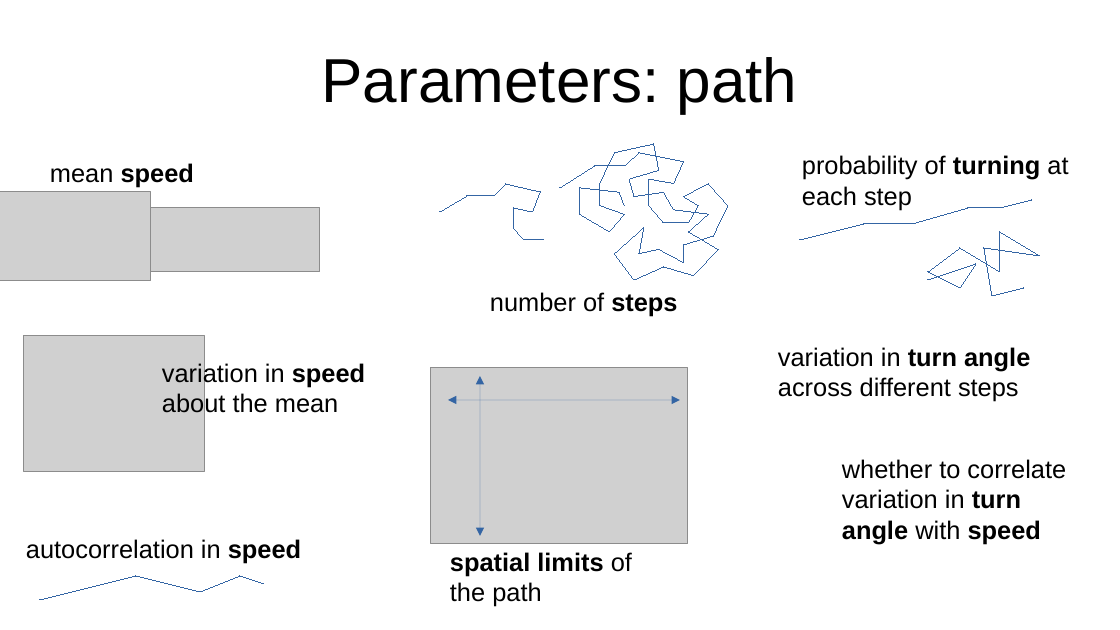
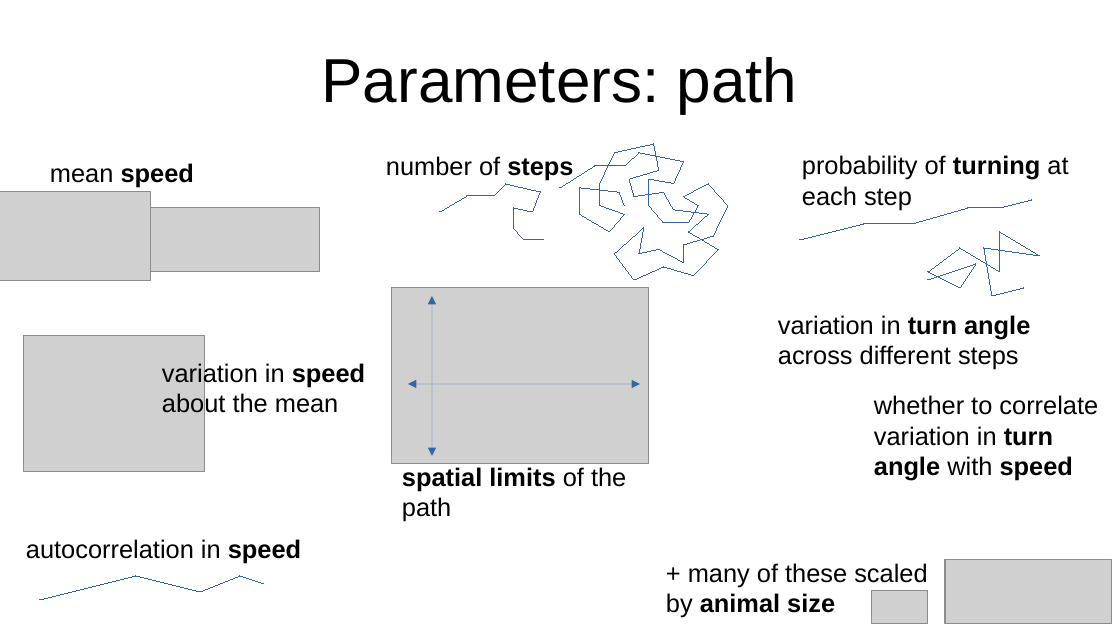
Before and after one commit to lizziebru/CamtrapSimulation, a slide deck: slide 5 of writeup/Camtrapsim_pres.odp. Drawn at 1120x630 pixels with LibreOffice and Linux fonts; fonts in the diff are those of the drawing; grey boxes stand for pictures. Boxes give left, top, right and bottom in pixels: in the first picture for what was removed or moved away, otherwise in the second. Text is boxed around its words. In the diff, an @@ line names an element or a change of style, - is before the commit and + after.

```diff
--- a/writeup/Camtrapsim_pres.odp
+++ b/writeup/Camtrapsim_pres.odp
@@ text "number of steps": place and size @@
-text "number of steps" at [490, 292, 677, 317]
+text "number of steps" at [386, 156, 573, 181]
@@ picture: place and size @@
-picture at [431, 368, 688, 544]
+picture at [392, 288, 649, 463]
@@ double arrow moved from (480, 376) - (480, 537) to (432, 296) - (432, 456) @@
@@ text "variation in turn angle across ...": place and size @@
-text "variation in turn angle across ..." at [778, 347, 1030, 402]
+text "variation in turn angle across ..." at [778, 315, 1030, 370]
@@ double arrow moved from (448, 400) - (680, 400) to (409, 384) - (640, 384) @@
@@ text "whether to correlate variation in ...": place and size @@
-text "whether to correlate variation in ..." at [842, 459, 1066, 544]
+text "whether to correlate variation in ..." at [874, 395, 1098, 481]
@@ text "spatial limits of the path" rewrapped from [450, 552, 632, 607] to [402, 467, 626, 522] @@
@@ text added at [666, 563, 927, 618], 18 pt, text #000000 @@
++ many of these scaled by animal size
@@ picture added at [945, 560, 1112, 624] @@
@@ picture added at [872, 592, 928, 624] @@
```
Also in this commit, not shown: 4 other slides changed, 6 slides added, 3 slides removed, 4 other files.
